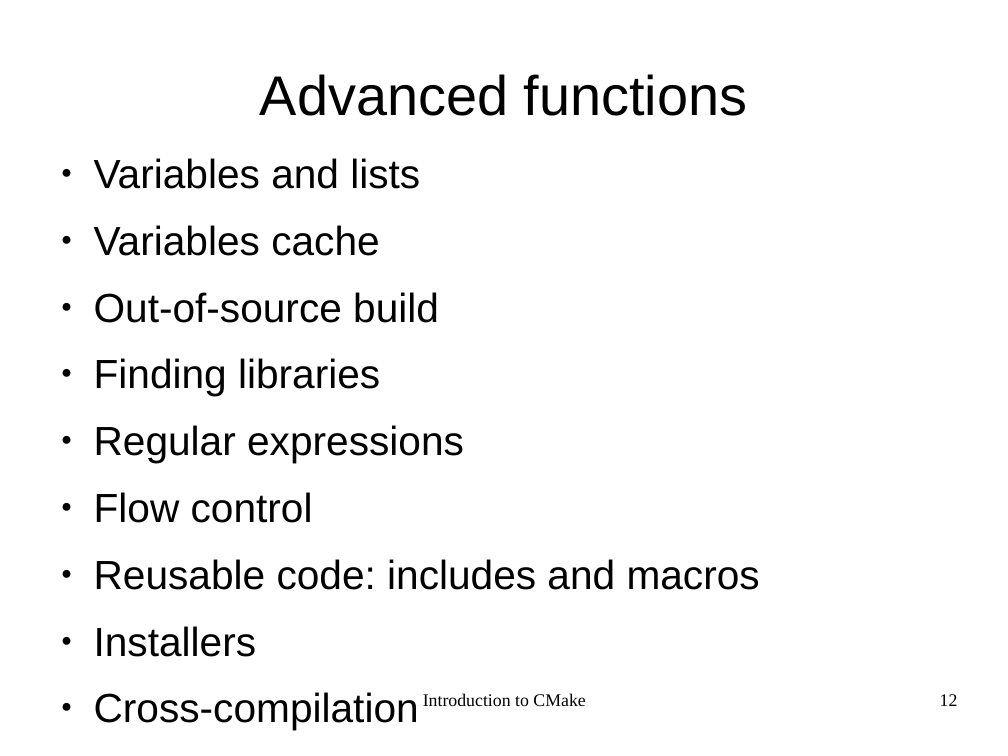
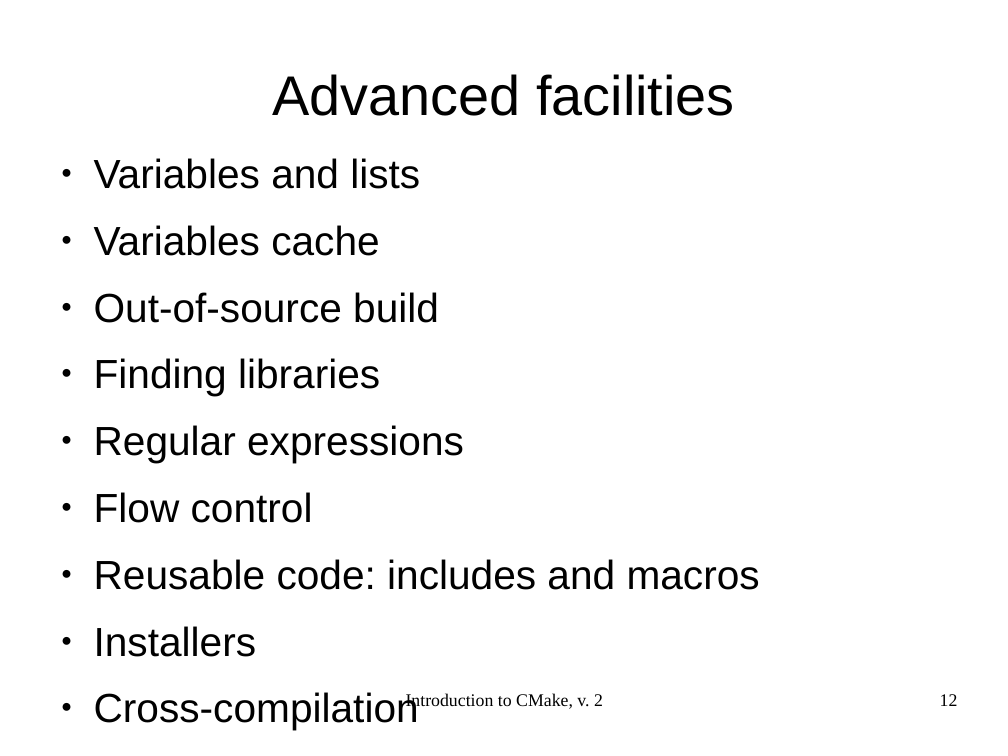
Before and after one commit to shlomif/shlomi-fish-homepage, a slide deck: slide 12 of t2/lecture/CMake/introduction_to_cmake-2.odp. Drawn at 1008x756 pixels with LibreOffice and Linux fonts; fonts in the diff are those of the drawing. Boxes give left, top, right and bottom in pixels: in the first picture for what was removed or moved away, otherwise in the second. Text is boxed around its words. In the diff, an @@ line names an element or a change of style, - is before the commit and + after.

```diff
--- a/t2/lecture/CMake/introduction_to_cmake-2.odp
+++ b/t2/lecture/CMake/introduction_to_cmake-2.odp
@@ title at box(272, 74, 735, 116): text changed @@
-Advanced functions
+Advanced facilities
@@ text at box(406, 693, 603, 711): text changed @@
-Introduction to CMake
+Introduction to CMake, v. 2
```
Also in this commit, not shown: 21 other slides changed, 1 slide added, 8 slides removed, 2 other files.
